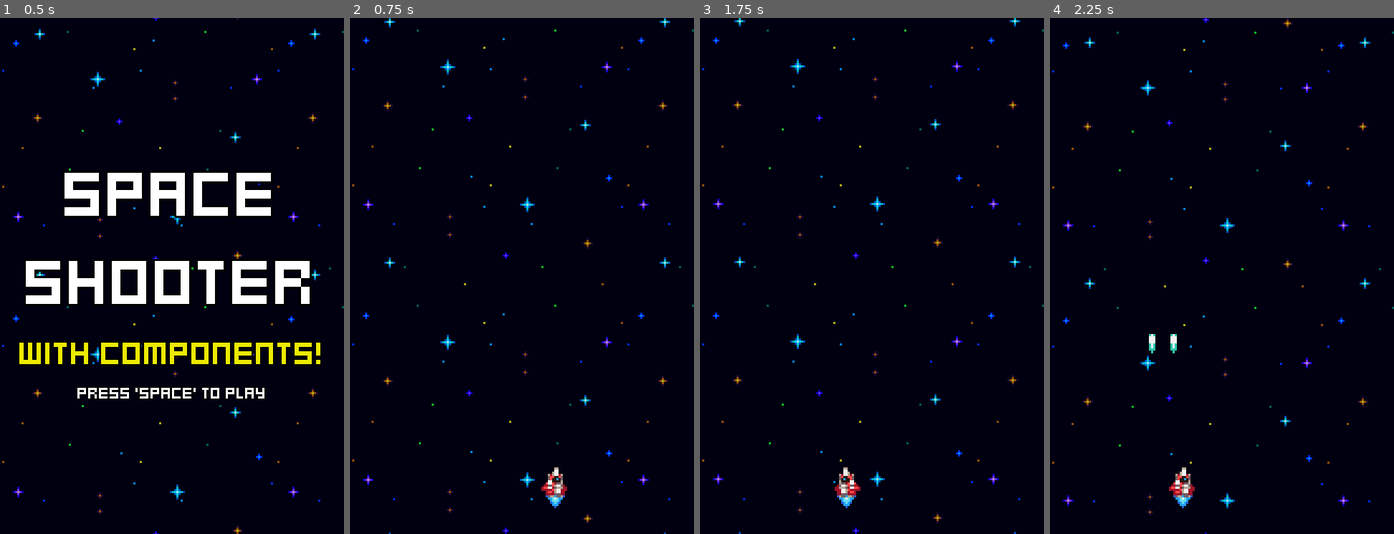
Above: before the commit, frames 1-4 (left to right).
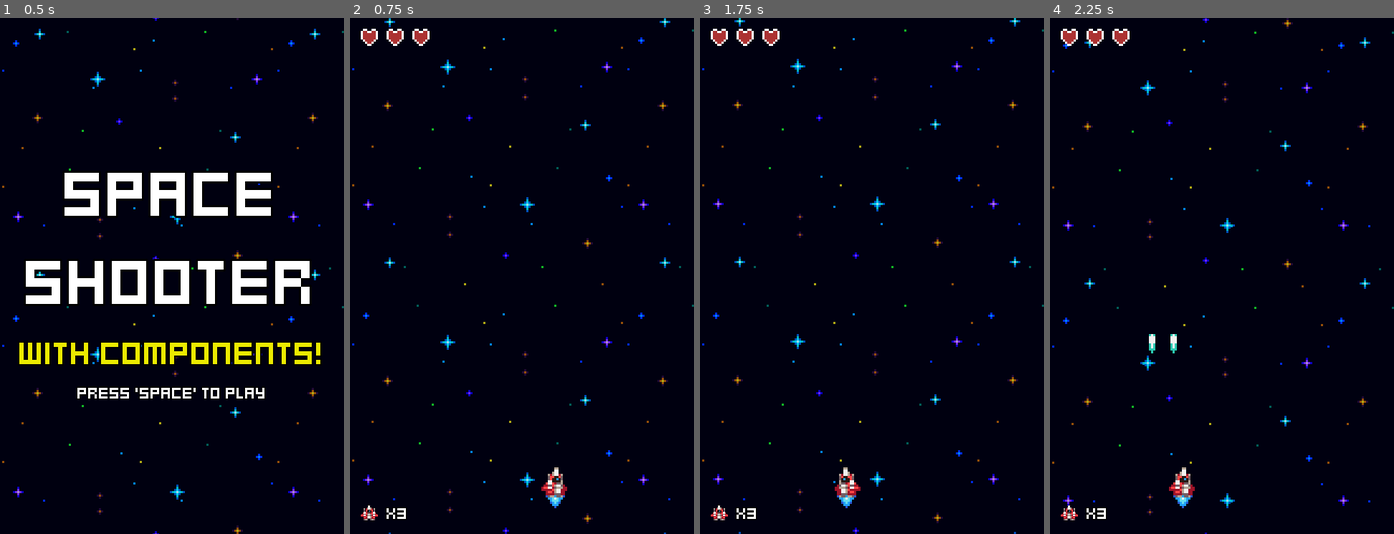
Above: after the commit, the same moments.

Repository: jackwkinsey/component-based-space-shooter
Game: Godot game, scene res://menus/title_menu.tscn
Same seed, same stepped clock (60 frames per second), same inputs: the game is played once before the commit and once after it.
Inputs:
- Up to frame 1 (0.5 s): no input
- Up to frame 2 (0.75 s): tap Space at 0.5 s; hold Right (right) from 0.53 s (still down)
- Up to frame 3 (1.75 s): tap Enter (ui_accept) at 0.77, 1.52 s; tap Space at 1.25 s; release Right (right) at 1.28 s; hold Left (left) from 1.28 s (still down)
- Up to frame 4 (2.25 s): release Left (left) at 2.03 s; hold Right (right) from 2.03 s (still down)

Frame 1 is identical in both runs. In frame 2, 0.5% of the frame differs, in the area x 3-24%, y 2-98%; in frame 3, 0.5%; in frame 4, 0.5%.

Commit message:
feat: adds ui for ship health and ship lives remaining

Diff:
--- a/player_ship/player_ship.gd
+++ b/player_ship/player_ship.gd
@@ -1,17 +1,20 @@
+class_name PlayerShip
 extends Node2D
 
-@onready var left_cannon: Marker2D = $LeftCannon
-@onready var right_cannon: Marker2D = $RightCannon
-@onready var spawner_component: SpawnerComponent = $SpawnerComponent as SpawnerComponent
-@onready var fire_rate_timer: Timer = $FireRateTimer
-@onready var input_component: InputComponent = $InputComponent as InputComponent
+@onready var death_flash_component := %DeathFlashComponent as FlashComponent
+@onready var hit_flash_component := %HitFlashComponent as FlashComponent
+@onready var hit_shake_component := %HitShakeComponent as ShakeComponent
+@onready var hurtbox_component := %HurtboxComponent as HurtboxComponent
+@onready var input_component := %InputComponent as InputComponent
+@onready var move_component := %MoveComponent as MoveComponent
+@onready var spawner_component := %SpawnerComponent as SpawnerComponent
+@onready var stats_component := %StatsComponent as StatsComponent
+@onready var switch_scene_component: SwitchSceneComponent = %SwitchSceneComponent as SwitchSceneComponent
+@onready var flame_animated_sprite: AnimatedSprite2D = %FlameAnimatedSprite
 @onready var ship_animated_sprite: AnimatedSprite2D = %ShipAnimatedSprite
-@onready var flame_animated_sprite: AnimatedSprite2D = %FlameAnimatedSprite
-@onready var stats_component: StatsComponent = $StatsComponent as StatsComponent
-@onready var switch_scene_component: SwitchSceneComponent = $SwitchSceneComponent as SwitchSceneComponent
-@onready var hurtbox_component: HurtboxComponent = $HurtboxComponent as HurtboxComponent
-@onready var flash_component: FlashComponent = $FlashComponent as FlashComponent
-@onready var move_component: MoveComponent = $MoveComponent as MoveComponent
+@onready var left_cannon: Marker2D = %LeftCannon
+@onready var right_cannon: Marker2D = %RightCannon
+@onready var fire_rate_timer: Timer = %FireRateTimer
 
 @export var starting_position: Vector2
 
@@ -19,6 +22,7 @@
 func _ready() -> void:
 	fire_rate_timer.timeout.connect(fire_lasers)
 	stats_component.no_health.connect(die)
+	hurtbox_component.hurt.connect(hurt)
 
 
 func _process(_delta: float) -> void:
@@ -44,7 +48,6 @@
 
 func turn_ship_off() -> void:
 	fire_rate_timer.timeout.disconnect(fire_lasers)
-	stats_component.health = stats_component.max_health
 	visible = false
 	position = starting_position
 	hurtbox_component.is_invincible = true
@@ -53,12 +56,18 @@
 
 func turn_ship_on() -> void:
 	await get_tree().create_timer(1.0).timeout
+	stats_component.health = stats_component.max_health
 	move_component.allow_movement = true
 	visible = true
-	flash_component.flash()
+	death_flash_component.flash()
 	fire_rate_timer.timeout.connect(fire_lasers)
 	await get_tree().create_timer(1).timeout
 	hurtbox_component.is_invincible = false
+
+
+func hurt(_hitbox: HitboxComponent):
+	hit_flash_component.flash()
+	hit_shake_component.tween_shake()
 
 
 func die() -> void:
--- a/player_ship/player_ship.tscn
+++ b/player_ship/player_ship.tscn
@@ -1,9 +1,10 @@
-[gd_scene load_steps=29 format=3 uid="uid://73hjlnaeg0ug"]
+[gd_scene load_steps=30 format=3 uid="uid://73hjlnaeg0ug"]
 
 [ext_resource type="Script" path="res://player_ship/player_ship.gd" id="1_nn2vu"]
 [ext_resource type="Texture2D" uid="uid://d1k5x8otsjyad" path="res://assets/ship.png" id="1_o3q25"]
 [ext_resource type="Texture2D" uid="uid://cv1kns035xul7" path="res://assets/ship_flame.png" id="3_kcedh"]
 [ext_resource type="Script" path="res://components/input_components/input_component.gd" id="3_uchng"]
+[ext_resource type="Script" path="res://components/shake_component.gd" id="4_g61jm"]
 [ext_resource type="Script" path="res://components/move_components/move_component.gd" id="4_i3yse"]
 [ext_resource type="Resource" uid="uid://ddotjbytd8dag" path="res://player_ship/player_move_stats.tres" id="4_wongk"]
 [ext_resource type="Script" path="res://components/position_clamp_component.gd" id="5_6o0kt"]
@@ -123,6 +124,73 @@
 [node name="PlayerShip" type="Node2D"]
 script = ExtResource("1_nn2vu")
 
+[node name="Components" type="Node" parent="."]
+
+[node name="DeathFlashComponent" type="Node" parent="Components" node_paths=PackedStringArray("sprite")]
+unique_name_in_owner = true
+script = ExtResource("16_q3ldh")
+sprite = NodePath("../../ShipAnimatedSprite")
+flash_duration = 1.0
+
+[node name="DestroyedComponent" type="Node" parent="Components" node_paths=PackedStringArray("actor", "stats_component", "destroy_effect_spawner_component")]
+unique_name_in_owner = true
+script = ExtResource("14_dj3ks")
+actor = NodePath("../..")
+stats_component = NodePath("../StatsComponent")
+destroy_effect_spawner_component = NodePath("../../ExplosionSpawnerComponent")
+
+[node name="HitFlashComponent" type="Node" parent="Components" node_paths=PackedStringArray("sprite")]
+unique_name_in_owner = true
+script = ExtResource("16_q3ldh")
+sprite = NodePath("../../ShipAnimatedSprite")
+flash_duration = 0.3
+
+[node name="HitShakeComponent" type="Node" parent="Components" node_paths=PackedStringArray("node")]
+unique_name_in_owner = true
+script = ExtResource("4_g61jm")
+node = NodePath("../../ShipAnimatedSprite")
+shake_duration = 0.3
+
+[node name="HurtComponent" type="Node" parent="Components" node_paths=PackedStringArray("stats_component", "hurtbox_component")]
+unique_name_in_owner = true
+script = ExtResource("12_1tsyq")
+stats_component = NodePath("../StatsComponent")
+hurtbox_component = NodePath("../../HurtboxComponent")
+
+[node name="InputComponent" type="Node" parent="Components"]
+unique_name_in_owner = true
+script = ExtResource("3_uchng")
+
+[node name="MoveComponent" type="Node" parent="Components" node_paths=PackedStringArray("actor", "input")]
+unique_name_in_owner = true
+script = ExtResource("4_i3yse")
+actor = NodePath("../..")
+move_stats = ExtResource("4_wongk")
+input = NodePath("../InputComponent")
+
+[node name="PositionClampComponent" type="Node" parent="Components" node_paths=PackedStringArray("actor")]
+unique_name_in_owner = true
+script = ExtResource("5_6o0kt")
+actor = NodePath("../..")
+
+[node name="StatsComponent" type="Node" parent="Components"]
+unique_name_in_owner = true
+script = ExtResource("10_puhyq")
+health = 3
+lives = 3
+max_health = 3
+
+[node name="SwitchSceneComponent" type="Node" parent="Components" node_paths=PackedStringArray("input_component")]
+unique_name_in_owner = true
+script = ExtResource("15_jnqxo")
+scene = "res://menus/game_over_menu.tscn"
+input_component = NodePath("../InputComponent")
+
+[node name="FireRateTimer" type="Timer" parent="."]
+unique_name_in_owner = true
+wait_time = 0.4
+autostart = true
+
 [node name="ShipAnimatedSprite" type="AnimatedSprite2D" parent="."]
 unique_name_in_owner = true
 z_index = 1
@@ -137,38 +205,8 @@
 animation = &"center"
 autoplay = "center"
 
-[node name="InputComponent" type="Node" parent="."]
-script = ExtResource("3_uchng")
-
-[node name="MoveComponent" type="Node" parent="." node_paths=PackedStringArray("actor", "input")]
-script = ExtResource("4_i3yse")
-actor = NodePath("..")
-move_stats = ExtResource("4_wongk")
-input = NodePath("../InputComponent")
-
-[node name="PositionClampComponent" type="Node" parent="." node_paths=PackedStringArray("actor")]
-script = ExtResource("5_6o0kt")
-actor = NodePath("..")
-
-[node name="LeftCannon" type="Marker2D" parent="."]
-position = Vector2(-5, -4)
-
-[node name="RightCannon" type="Marker2D" parent="."]
-position = Vector2(5, -4)
-
-[node name="SpawnerComponent" type="Node2D" parent="."]
-script = ExtResource("7_r0y65")
-scene = ExtResource("8_ey5nt")
-
-[node name="FireRateTimer" type="Timer" parent="."]
-wait_time = 0.4
-autostart = true
-
-[node name="StatsComponent" type="Node" parent="."]
-script = ExtResource("10_puhyq")
-lives = 2
-
 [node name="HurtboxComponent" type="Area2D" parent="."]
+unique_name_in_owner = true
 collision_mask = 0
 script = ExtResource("11_cfqxc")
 
@@ -176,27 +214,20 @@
 z_index = 1
 shape = SubResource("CapsuleShape2D_m67ie")
 
-[node name="HurtComponent" type="Node" parent="." node_paths=PackedStringArray("stats_component", "hurtbox_component")]
-script = ExtResource("12_1tsyq")
-stats_component = NodePath("../StatsComponent")
-hurtbox_component = NodePath("../HurtboxComponent")
+[node name="LeftCannon" type="Marker2D" parent="."]
+unique_name_in_owner = true
+position = Vector2(-5, -4)
+
+[node name="RightCannon" type="Marker2D" parent="."]
+unique_name_in_owner = true
+position = Vector2(5, -4)
+
+[node name="SpawnerComponent" type="Node2D" parent="."]
+unique_name_in_owner = true
+script = ExtResource("7_r0y65")
+scene = ExtResource("8_ey5nt")
 
 [node name="ExplosionSpawnerComponent" type="Node2D" parent="."]
+unique_name_in_owner = true
 script = ExtResource("7_r0y65")
 scene = ExtResource("13_58exr")
-
-[node name="DestroyedComponent" type="Node" parent="." node_paths=PackedStringArray("actor", "stats_component", "destroy_effect_spawner_component")]
-script = ExtResource("14_dj3ks")
-actor = NodePath("..")
-stats_component = NodePath("../StatsComponent")
-destroy_effect_spawner_component = NodePath("../ExplosionSpawnerComponent")
-
-[node name="SwitchSceneComponent" type="Node" parent="." node_paths=PackedStringArray("input_component")]
-script = ExtResource("15_jnqxo")
-scene = "res://menus/game_over_menu.tscn"
-input_component = NodePath("../InputComponent")
-
-[node name="FlashComponent" type="Node" parent="." node_paths=PackedStringArray("sprite")]
-script = ExtResource("16_q3ldh")
-sprite = NodePath("../ShipAnimatedSprite")
-flash_duration = 1.0
--- /dev/null
+++ b/ui/heart.gd
@@ -0,0 +1,9 @@
+class_name Heart
+extends Panel
+
+@onready var sprite: Sprite2D = $Sprite2D
+
+
+func update(whole: bool):
+	if whole: sprite.frame = 1
+	else: sprite.frame = 0
--- /dev/null
+++ b/ui/heart.tscn
@@ -0,0 +1,17 @@
+[gd_scene load_steps=3 format=3 uid="uid://c5skfq4v3ttpa"]
+
+[ext_resource type="Script" path="res://ui/heart.gd" id="1_7d8hf"]
+[ext_resource type="Texture2D" uid="uid://bn1awyg51ptr0" path="res://assets/heart-ui-small.png" id="1_ne5ix"]
+
+[node name="Heart" type="Panel"]
+self_modulate = Color(1, 1, 1, 0)
+custom_minimum_size = Vector2(8, 8)
+offset_right = 8.0
+offset_bottom = 8.0
+script = ExtResource("1_7d8hf")
+
+[node name="Sprite2D" type="Sprite2D" parent="."]
+texture = ExtResource("1_ne5ix")
+centered = false
+hframes = 2
+frame = 1
--- /dev/null
+++ b/ui/hearts_container.gd
@@ -0,0 +1,29 @@
+class_name HeartsContainer
+extends MarginContainer
+
+@export var player_ship: PlayerShip
+@onready var heart_scene = preload("res://ui/heart.tscn")
+@onready var h_box_container: HBoxContainer = $HBoxContainer
+
+
+# Called when the node enters the scene tree for the first time.
+func _ready() -> void:
+	set_max_hearts(player_ship.stats_component.max_health)
+	player_ship.stats_component.health_changed.connect(update_hearts)
+
+
+func set_max_hearts(max_hearts: int) -> void:
+	for i in range(max_hearts):
+		var heart = heart_scene.instantiate()
+		h_box_container.add_child(heart)
+
+
+func update_hearts() -> void:
+	var hearts = h_box_container.get_children()
+	var player_health = player_ship.stats_component.health
+
+	for i in range(player_health):
+		(hearts[i] as Heart).update(true)
+
+	for i in range(player_health, hearts.size()):
+		(hearts[i] as Heart).update(false)
--- /dev/null
+++ b/ui/hearts_container.tscn
@@ -0,0 +1,15 @@
+[gd_scene load_steps=2 format=3 uid="uid://bepqxh7rlcbtj"]
+
+[ext_resource type="Script" path="res://ui/hearts_container.gd" id="1_087fd"]
+
+[node name="HeartsContainer" type="MarginContainer"]
+anchors_preset = 10
+anchor_right = 1.0
+grow_horizontal = 2
+theme_override_constants/margin_left = 5
+theme_override_constants/margin_top = 5
+theme_override_constants/margin_right = 5
+script = ExtResource("1_087fd")
+
+[node name="HBoxContainer" type="HBoxContainer" parent="."]
+layout_mode = 2
--- /dev/null
+++ b/ui/lives_container.gd
@@ -0,0 +1,15 @@
+class_name LivesContainer
+extends MarginContainer
+
+@export var player_ship: PlayerShip
+@onready var label: Label = $HBoxContainer/Label
+
+
+# Called when the node enters the scene tree for the first time.
+func _ready() -> void:
+	set_lives_remaining()
+	player_ship.stats_component.lives_changed.connect(set_lives_remaining)
+
+
+func set_lives_remaining() -> void:
+	label.text = "x" + str(player_ship.stats_component.lives)
--- /dev/null
+++ b/ui/lives_container.tscn
@@ -0,0 +1,37 @@
+[gd_scene load_steps=4 format=3 uid="uid://dk5x515arnu43"]
+
+[ext_resource type="Texture2D" uid="uid://d1k5x8otsjyad" path="res://assets/ship.png" id="1_jvpv8"]
+[ext_resource type="Script" path="res://ui/lives_container.gd" id="1_kpmjh"]
+[ext_resource type="LabelSettings" uid="uid://ca0h8gpkkukc0" path="res://fonts/default_label_settings.tres" id="2_5vme5"]
+
+[node name="LivesContainer" type="MarginContainer"]
+anchors_preset = 12
+anchor_top = 1.0
+anchor_right = 1.0
+anchor_bottom = 1.0
+offset_top = -10.0
+grow_horizontal = 2
+grow_vertical = 0
+theme_override_constants/margin_left = 5
+theme_override_constants/margin_bottom = 5
+script = ExtResource("1_kpmjh")
+
+[node name="HBoxContainer" type="HBoxContainer" parent="."]
+layout_mode = 2
+
+[node name="Panel" type="Panel" parent="HBoxContainer"]
+self_modulate = Color(1, 1, 1, 0)
+custom_minimum_size = Vector2(8, 8)
+layout_mode = 2
+
+[node name="Sprite2D" type="Sprite2D" parent="HBoxContainer/Panel"]
+position = Vector2(4, 5)
+scale = Vector2(0.5, 0.5)
+texture = ExtResource("1_jvpv8")
+hframes = 3
+frame = 1
+
+[node name="Label" type="Label" parent="HBoxContainer"]
+layout_mode = 2
+text = "x 1"
+label_settings = ExtResource("2_5vme5")
--- a/world.tscn
+++ b/world.tscn
@@ -1,9 +1,11 @@
-[gd_scene load_steps=5 format=3 uid="uid://chgkqjpthveef"]
+[gd_scene load_steps=7 format=3 uid="uid://chgkqjpthveef"]
 
 [ext_resource type="PackedScene" uid="uid://73hjlnaeg0ug" path="res://player_ship/player_ship.tscn" id="1_03w6o"]
 [ext_resource type="PackedScene" uid="uid://dfpgosubs5hab" path="res://enemies/enemy_generator.tscn" id="2_gsjwo"]
 [ext_resource type="PackedScene" uid="uid://v8w2ctjx8jm1" path="res://effects/space_background.tscn" id="2_manum"]
 [ext_resource type="PackedScene" uid="uid://beoom1nr68vt8" path="res://enemies/green_enemy.tscn" id="3_80dvl"]
+[ext_resource type="PackedScene" uid="uid://bepqxh7rlcbtj" path="res://ui/hearts_container.tscn" id="5_si7rh"]
+[ext_resource type="PackedScene" uid="uid://dk5x515arnu43" path="res://ui/lives_container.tscn" id="6_0raew"]
 
 [node name="World" type="Node2D"]
 
@@ -15,3 +17,11 @@
 green_enemy_scene = ExtResource("3_80dvl")
 
 [node name="SpaceBackground" parent="." instance=ExtResource("2_manum")]
+
+[node name="CanvasLayer" type="CanvasLayer" parent="."]
+
+[node name="HeartsContainer" parent="CanvasLayer" node_paths=PackedStringArray("player_ship") instance=ExtResource("5_si7rh")]
+player_ship = NodePath("../../PlayerShip")
+
+[node name="LivesContainer" parent="CanvasLayer" node_paths=PackedStringArray("player_ship") instance=ExtResource("6_0raew")]
+player_ship = NodePath("../../PlayerShip")
Binary file added: assets/heart-ui-small.png
Not shown, added: assets/heart-ui-small.png.import
Binary file added: assets/heart-ui.png
Not shown, added: assets/heart-ui.png.import
Not shown, changed: export_presets.cfg
